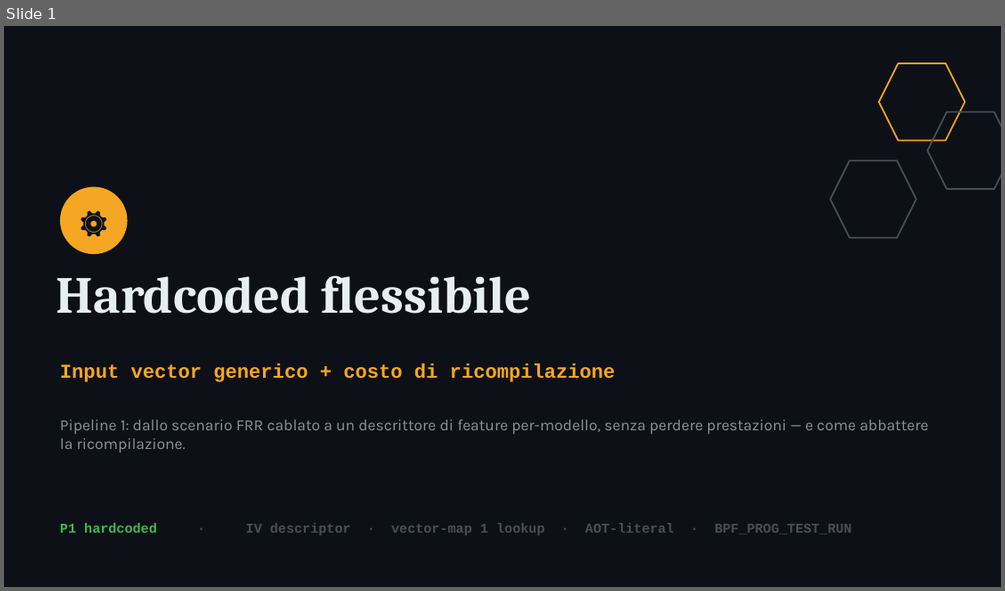
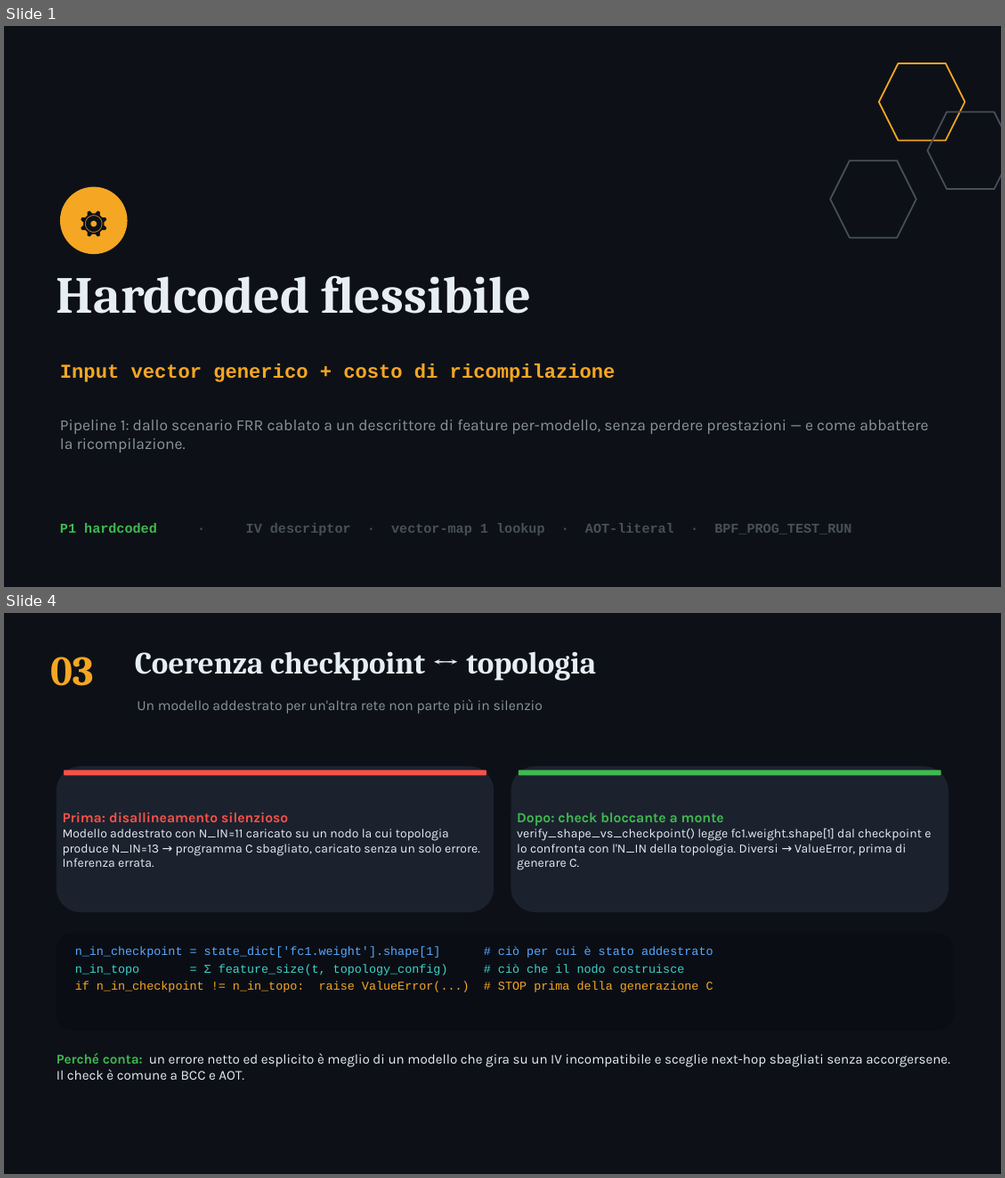
Before and after one commit to ettore-cantile/ipa_lab, a slide deck: docs/IPA_hardcoded_IV_ricompilazione.pptx. Shown one above the other, each under a label of ours: slide 1 before the commit, slides 1 and 4 after it; the slides between them are not shown. The pictures are 1005x591 and 1005x1178 pixels, drawn with LibreOffice and Linux fonts; fonts in the diff are those of the drawing. Boxes give left, top, right and bottom in pixels: in the first picture for what was removed or moved away, otherwise in the second. Text is boxed around its words. In the diff, an @@ line names an element or a change of style, - is before the commit and + after.

```diff
--- a/docs/IPA_hardcoded_IV_ricompilazione.pptx
+++ b/docs/IPA_hardcoded_IV_ricompilazione.pptx
@@ slide 4 added at (4,613,1001,1174), background #FFFFFF @@
@@ rectangle added at (4,613,1001,1174), fill #0D1117 @@
@@ text added at (50,657,94,686), 40 pt, text #F5A623, bold @@
+03
@@ text added at (135,651,596,681), 30 pt, text #E6EDF3, bold @@
+Coerenza checkpoint ↔ topologia
@@ text added at (137,699,542,714), 13.5 pt, text #8B949E @@
+Un modello addestrato per un'altra rete non parte più in silenzio
@@ rounded rectangle added at (57,766,494,912), fill #1B222E @@
@@ rounded rectangle added at (64,770,486,775), fill #F85149 @@
@@ rounded rectangle added at (511,766,948,912), fill #1B222E @@
@@ rounded rectangle added at (518,770,941,775), fill #3FB950 @@
@@ text added at (63,812,480,867), 12 pt, text #E6EDF3 @@
+Prima: disallineamento silenzioso
+Modello addestrato con N_IN=11 caricato su un nodo la cui topologia produce N_IN=13 → programma C sbagliato, caricato senza un solo errore. Inferenza errata.
@@ text added at (517,812,930,870), 12 pt, text #E6EDF3 @@
+Dopo: check bloccante a monte
+verify_shape_vs_checkpoint() legge fc1.weight.shape[1] dal checkpoint e lo confronta con l'N_IN della topologia. Diversi → ValueError, prima di generare C.
@@ rounded rectangle added at (57,933,954,1030), fill #0A0E14 @@
@@ text added at (75,947,713,992), 11.5 pt, text #F5A623 @@
+n_in_checkpoint = state_dict['fc1.weight'].shape[1] # ciò per cui è stato addestrato
+n_in_topo = Σ feature_size(t, topology_config) # ciò che il nodo costruisce
+if n_in_checkpoint != n_in_topo: raise ValueError(...) # STOP prima della generazione C
@@ text added at (57,1053,950,1079), 13 pt, text #E6EDF3 @@
+Perché conta: un errore netto ed esplicito è meglio di un modello che gira su un IV incompatibile e sceglie next-hop sbagliati senza accorgersene. Il check è comune a BCC e AOT.
```
Also in this commit, not shown: 9 slides changed, 1 other slide added, 1 slide removed, 1 other file.
